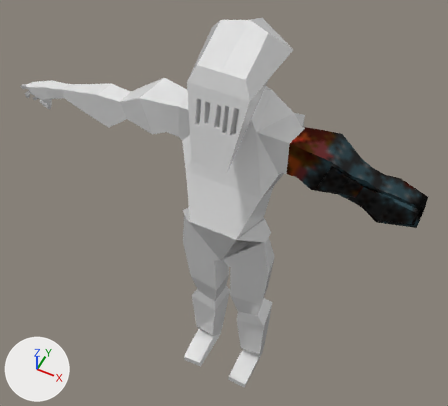
A saved change to the FBX model Assets/Imports/Monster_2/Monster_2.fbx.
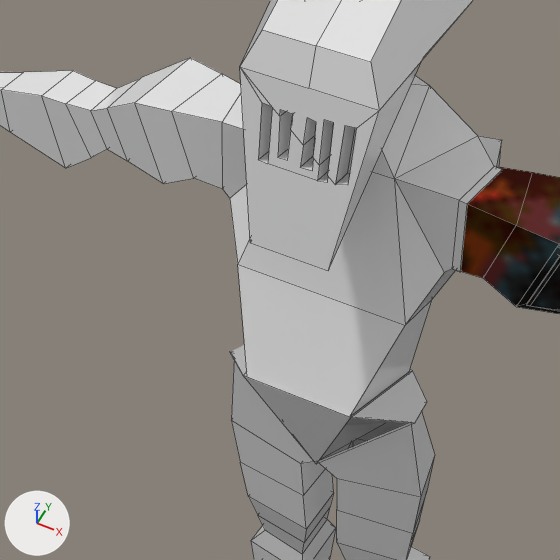
Each version is shown whole from a camera (50 mm lens) standing at (0.722, -1.506, 2.991) and looking at (-0.092, 0.123, 0.956), then close up on the part from 18% to 74% of the width and 13% to 75% of the height. Every picture has the same lights, and +X, +Y and +Z are marked at lower left. The close-ups show mesh edges as thin lines. Vertices at the same position are counted once.
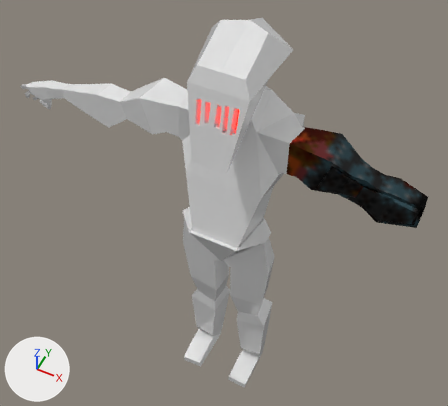
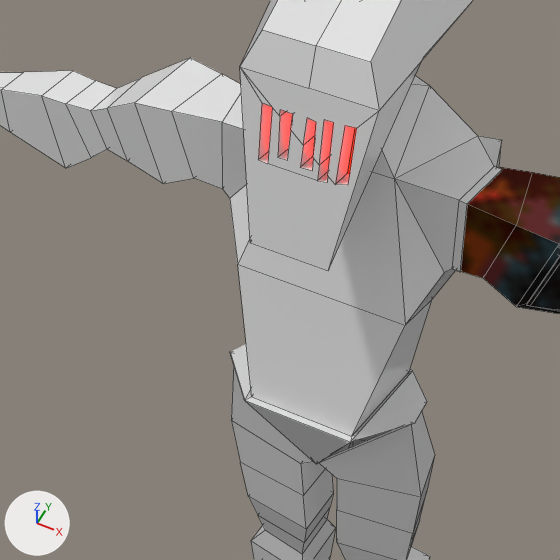
Boxes [x1, y1, x2, y2] around the edits, measured in the close-ups (560 x 560 px; the box of a moved part takes in the faces that stretch with it):
'Cube.004', reshaped, recoloured (grey to red)
    both: [0, 0, 502, 560]
part 1 of me_cube_006, moved or reshaped
    both: [230, 265, 432, 464]
part 2 of me_cube_006, recoloured
    both: [292, 115, 356, 174]

The edits, one by one:
Material 'EyeMat' (mat_eyemat) is new.
Its base color is (1.0, 0.00162, 0.0) (red #ff0500).
Its emission color is (1.0, 0.00766, 0.0) (red #ff1500).
Its emission strength is 3.2.
me_cube_006 has 440 vertices, 435 faces and spans x -1.07..0.24, y -0.18..0.23, z -0.06..1.89.
me_cube_006 is used by ob_cube_004; location (0.0, 0.0, 0.0).
Part 1, on me_cube_006:
Vertex 109 of me_cube_006 moves from (-0.1, -0.16, 1.12) at pixel (247, 376) to (-0.1, -0.15, 1.05) at pixel (251, 396).
Vertex 110 of me_cube_006 moves from (0.1, -0.16, 1.12) at pixel (349, 416) to (0.1, -0.15, 1.05) at pixel (351, 436).
Vertex 405 of me_cube_006 moves from (0.11, -0.16, 1.13) at pixel (350, 417) to (0.11, -0.16, 1.06) at pixel (350, 442).
Vertex 408 of me_cube_006 moves from (-0.11, -0.16, 1.13) at pixel (243, 375) to (-0.11, -0.16, 1.06) at pixel (244, 400).
me_cube_006 part 2: 8 of the faces centred in x -0.06..0.07, y -0.1..-0.08, z 1.62..1.69 switch from mat_texturemat (its picture is missing) to mat_eyemat (red #ff0500).
